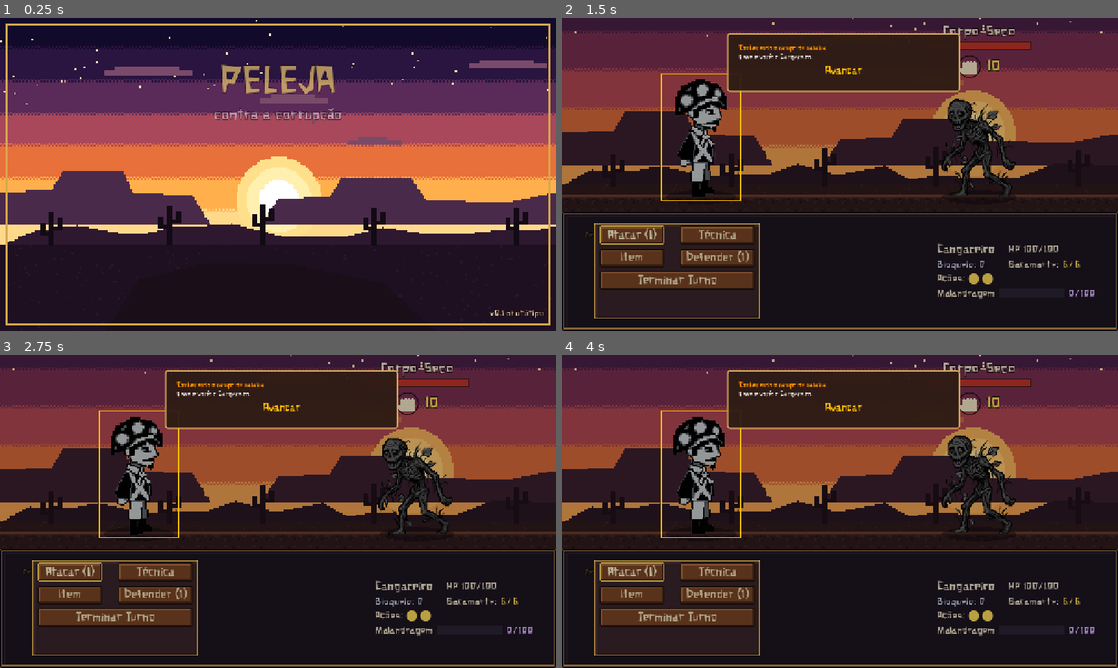
Above: before the commit, frames 1-4 (two rows, left to right).
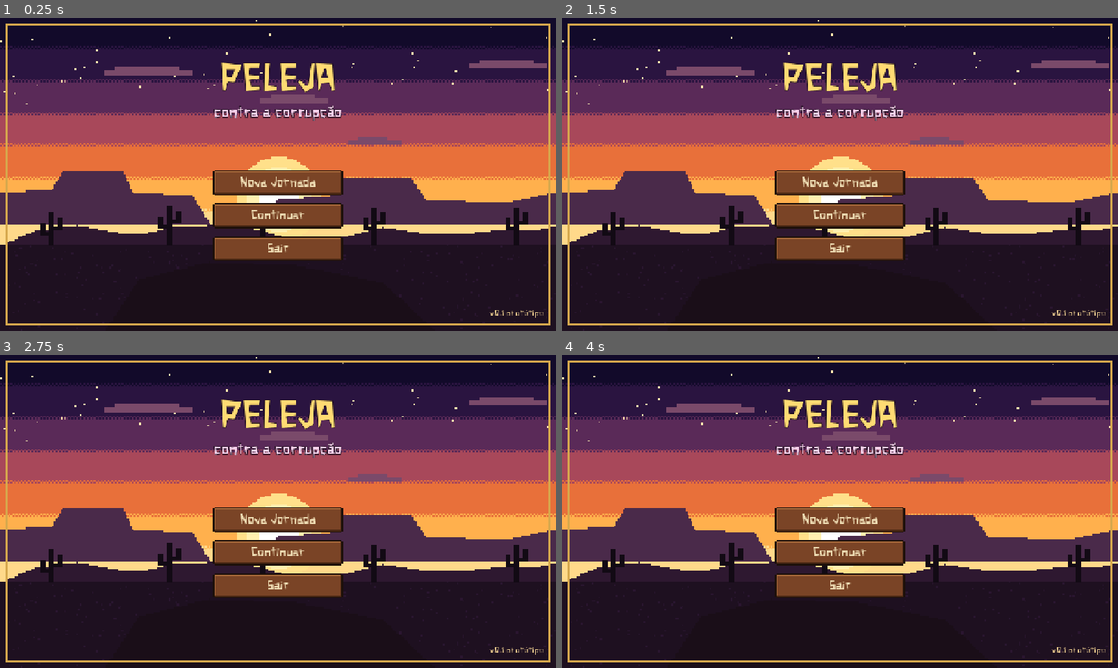
Above: after the commit, the same moments.

Repository: InkoLHP/Peleja
Game: Godot game, scene res://scenes/main_menu.tscn
The game is run twice, just before and just after one commit, with the same random seed, the same clock (stepped at 60 frames per second) and the same inputs.
Inputs (mouse positions are in pixels of both pictures, inside the frame that each line leads up to):
- Up to frame 1 (0.25 s): no input
- Up to frame 2 (1.5 s): tap Enter (ui_accept) at 0.5, 0.77 s; move the mouse to (962, 158) at 0.52 s; hold D (nav_right) 0.53-1.25 s; tap Backspace at 0.6 s; click (962, 158) at 0.67 s; drag from (728, 190) to (812, 237) at 1.27 s
- Up to frame 3 (2.75 s): click (72, 570) at 2 s, where only the run before the commit has a clickable "Atacar (1)"
- Up to frame 4 (4 s): move the mouse to (895, 442) at 2.77 s; hold D (nav_right) 2.78-3.5 s; tap Backspace at 2.85 s; drag from (812, 574) to (673, 464) at 3.52 s

The runs differ from the first frame. In frame 1, 7.1% of the frame differs, in the area x 38-62%, y 14-78%; in frame 2, 77%; in frame 3, 77%; in frame 4, 77%, in the area x 0-100%, y 0-100%.
Error after the commit: Invalid call. Nonexistent function 'play_menu' in base 'Nil'. (res://scripts/main_menu.gd:24)

Commit message:
Adiciona trilha sonora e efeitos sonoros

Diff:
--- a/game-jam+/project.godot
+++ b/game-jam+/project.godot
@@ -19,6 +19,7 @@
 
 GameState="*res://scripts/game_state.gd"
 SceneRouter="*res://scripts/scene_router.gd"
+MainSoundtrack="*uid://bgmjotp1u5d7n"
 
 [display]
 
--- a/game-jam+/scripts/combat/combat_manager.gd
+++ b/game-jam+/scripts/combat/combat_manager.gd
@@ -18,6 +18,13 @@
 const SPRITE_HEIGHT := 256.0
 const READOUT_HEIGHT := 150.0
 const MENU_ENTRY_SIZE := Vector2(0, 36)
+
+const SFX_SHOT := preload("res://audio/9mm Single.mp3")
+const SFX_RELOAD := preload("res://audio/Slide1.ogg")
+const SFX_SWORD := preload("res://audio/universfield-sword-blade-slicing-flesh-352708.mp3")
+const SFX_DRINK := preload("res://audio/freesound_community-juicy-splash-104642.mp3")
+
+var _sfx := AudioStreamPlayer.new()
 
 const COL_DAMAGE := Color(1, 0.35, 0.28, 1)
 const COL_BLOCKED := Color(0.75, 0.78, 0.85, 1)
@@ -104,6 +111,8 @@
 
 
 func _ready() -> void:
+	MainSoundtrack.play_combat()
+	add_child(_sfx)
 	end_panel.hide()
 	purified_label.hide()
 	_set_submenu_visible(false)
@@ -151,6 +160,9 @@
 		_move_focus(-1)
 		get_viewport().set_input_as_handled()
 
+func _play_sfx(stream: AudioStream) -> void:
+	_sfx.stream = stream
+	_sfx.play()
 
 func _unhandled_input(event: InputEvent) -> void:
 	if _state == State.VICTORY or _state == State.DEFEAT:
@@ -404,16 +416,16 @@
 	if _state != State.PLAYER_TURN or not _can_use(skill):
 		return
 
-	# Integração com o tutorial: verifica qual ação foi realizada
+	var skill_path := _skill_path(skill)
+
 	if combat_tutorial != null and combat_tutorial.visible:
-		var path_str = _skill_path(skill)
-		if "atacar" in path_str:
+		if "atacar" in skill_path:
 			combat_tutorial.advance_if_action_matches("attack")
-		elif "defender" in path_str:
+		elif "defender" in skill_path:
 			combat_tutorial.advance_if_action_matches("defend")
 		elif skill.effect == "heal":
 			combat_tutorial.advance_if_action_matches("use_item")
-		elif "tiro_de_bacamarte" in path_str or "recarregar" in path_str or "rasteira" in path_str:
+		elif "tiro_de_bacamarte" in skill_path or "recarregar" in skill_path or "rasteira" in skill_path:
 			combat_tutorial.advance_if_action_matches("technique")
 
 	_state = State.PLAYER_ACTING
@@ -424,6 +436,11 @@
 	_refresh_hud()
 
 	await player_sprite.step_forward()
+
+	if "atacar" in skill_path:
+		_play_sfx(SFX_SWORD)
+	elif "tiro_de_bacamarte" in skill_path:
+		_play_sfx(SFX_SHOT)
 
 	if skill.damage > 0:
 		var spread := maxi(skill.damage_variance, 0)
@@ -434,11 +451,13 @@
 		_player.add_block(skill.block)
 		_show_float(player_sprite, "+%d bloqueio" % skill.block, COL_BLOCKED)
 	if skill.effect == "heal" and skill.heal > 0:
+		_play_sfx(SFX_DRINK)
 		var healed := _player.heal(skill.heal)
 		if healed > 0:
 			_show_float(player_sprite, "+%d" % healed, COL_HEAL)
-		GameState.consume_item(_skill_path(skill))
+		GameState.consume_item(skill_path)
 	if skill.effect == "reload_ammo":
+		_play_sfx(SFX_RELOAD)
 		GameState.reload_ammo()
 		_show_float(player_sprite, "munição cheia", COL_MALANDRAGEM)
 	if skill.effect == "cancel_intent":
@@ -562,7 +581,6 @@
 	_pending_skill = null
 	target_cursor.hide_target()
 	_menu_mode = MenuMode.COMMAND
-	# Se for o tutorial e a habilidade pendente for de ataque, garante o avanço do passo
 	if combat_tutorial != null and combat_tutorial.visible:
 		combat_tutorial.advance_if_action_matches("attack")
 	_perform_skill(skill)
@@ -649,7 +667,6 @@
 	_clear_focus()
 	_refresh_hud()
 
-	# Garante que o tutorial esteja desativado para as próximas batalhas
 	GameState.is_tutorial = false
 
 	enemy_sprite.modulate = Color.WHITE
--- a/game-jam+/scripts/main_menu.gd
+++ b/game-jam+/scripts/main_menu.gd
@@ -21,6 +21,7 @@
 
 
 func _ready() -> void:
+	MainSoundtrack.play_menu()
 	_buttons = [new_game_button, continue_button, quit_button]
 	_spawn_trees()
 
--- /dev/null
+++ b/game-jam+/scripts/main_soundtrack.gd
@@ -0,0 +1,33 @@
+extends Node
+
+const MENU_TRACK := preload("res://audio/Outlaw Loops - Modern Western Music/Outlaw Loops - Modern Western Music/Rambling 154 BPM Loop.wav")
+const COMBAT_TRACKS := [
+	preload("res://audio/Outlaw Loops - Modern Western Music/Outlaw Loops - Modern Western Music/End of the Rope B 172 BPM Loop.wav"),
+	preload("res://audio/Outlaw Loops - Modern Western Music/Outlaw Loops - Modern Western Music/End of the Rope C 172 BPM Loop.wav"),
+	preload("res://audio/Outlaw Loops - Modern Western Music/Outlaw Loops - Modern Western Music/End of the Rope A 172 BPM Loop.wav"),
+]
+
+var _player := AudioStreamPlayer.new()
+var _last_combat_track: AudioStream
+
+
+func _ready() -> void:
+	add_child(_player)
+
+
+func play_track(track: AudioStream) -> void:
+	if _player.stream == track and _player.playing:
+		return
+	_player.stream = track
+	_player.play()
+
+
+func play_menu() -> void:
+	play_track(MENU_TRACK)
+
+
+func play_combat() -> void:
+	# Sorteia uma faixa, evitando repetir a do combate anterior.
+	var options := COMBAT_TRACKS.filter(func(t): return t != _last_combat_track)
+	_last_combat_track = options.pick_random()
+	play_track(_last_combat_track)
--- a/game-jam+/scripts/map/map_screen.gd
+++ b/game-jam+/scripts/map/map_screen.gd
@@ -45,6 +45,7 @@
 
 
 func _ready() -> void:
+	MainSoundtrack.play_menu()
 	get_tree().paused = false
 	# Opened without going through the menu: start a default run so the map begins at the start.
 	GameState.ensure_run()
Not shown, added: game-jam+/audio/9mm Single.mp3.import
Not shown, added: game-jam+/audio/Outlaw Loops - Modern Western Music/Outlaw Loops - Modern Western Music/Another Dust Lullaby 122 BPM Loop.wav.import
Not shown, added: game-jam+/audio/Outlaw Loops - Modern Western Music/Outlaw Loops - Modern Western Music/Barrel In My Back 140 BPM Loop.wav.import
Not shown, added: game-jam+/audio/Outlaw Loops - Modern Western Music/Outlaw Loops - Modern Western Music/End of the Rope A 172 BPM Loop.wav.import
Not shown, added: game-jam+/audio/Outlaw Loops - Modern Western Music/Outlaw Loops - Modern Western Music/End of the Rope B 172 BPM Loop.wav.import
Not shown, added: game-jam+/audio/Outlaw Loops - Modern Western Music/Outlaw Loops - Modern Western Music/End of the Rope C 172 BPM Loop.wav.import
Not shown, added: game-jam+/audio/Outlaw Loops - Modern Western Music/Outlaw Loops - Modern Western Music/Rambling 154 BPM Loop.wav.import
Not shown, added: game-jam+/audio/Outlaw Loops - Modern Western Music/Outlaw Loops - Modern Western Music/Slide 126 BPM Loop.wav.import
Not shown, added: game-jam+/audio/Outlaw Loops - Modern Western Music/Outlaw Loops - Modern Western Music/Slinger 163 BPM Loop.wav.import
Not shown, added: game-jam+/audio/Outlaw Loops - Modern Western Music/Outlaw Loops - Modern Western Music/Summoner 124 BPM Loop.wav.import
Not shown, added: game-jam+/audio/Slide1.ogg.import
Not shown, added: game-jam+/audio/freesound_community-juicy-splash-104642.mp3.import
(and 16 more such lines)
